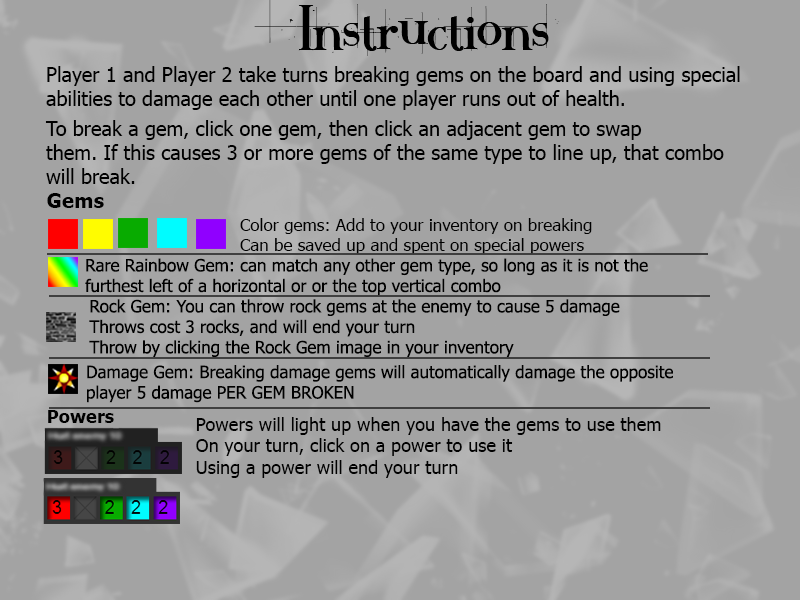
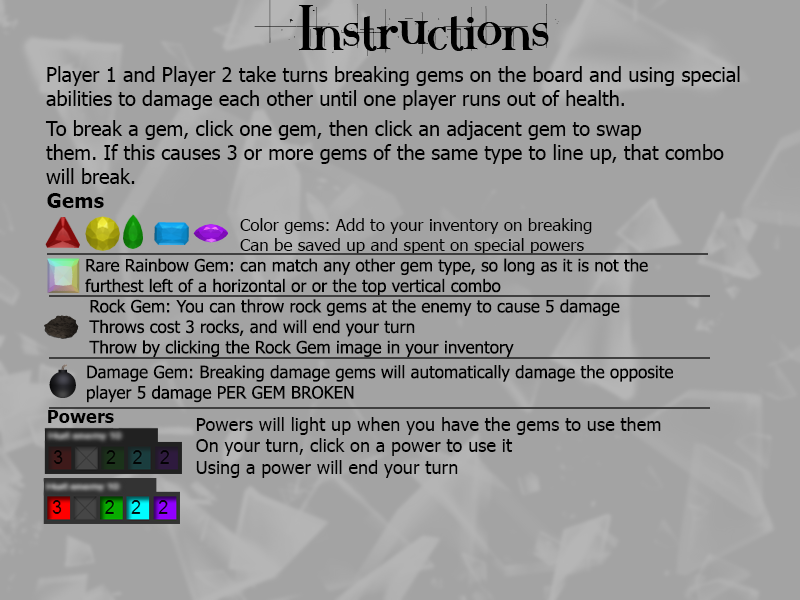
Two versions of the same layered image (800x600). Layer-by-layer changes:
added layer "gemBlue" (1st of 2, in "Group 1") in group "Group 1" over [154, 222, 189, 245]
added layer "gemRock" (1st of 2, in "Group 1") in group "Group 1" over [44, 315, 79, 339]
added layer "gemRed" (1st of 2, in "Group 1") in group "Group 1" over [45, 217, 80, 248]
added layer "gemRainbow" (1st of 2, in "Group 1") in group "Group 1" over [47, 258, 80, 293]
added layer "gemPurple" (1st of 2, in "Group 1") in group "Group 1" over [193, 224, 228, 243]
added layer "gemGreen" (1st of 2, in "Group 1") in group "Group 1" over [123, 214, 143, 249]
added layer "gemYellow" (1st of 2, in "Group 1") in group "Group 1" over [85, 216, 120, 251]
added layer "gemDamage" (1st of 2, in "Group 1") in group "Group 1" over [49, 364, 76, 398]
hid "gemRock" (2nd of 2, in "Group 1") over [46, 312, 76, 342]
hid "gemDamage" (2nd of 2, in "Group 1") over [48, 364, 78, 394]
hid "gemRainbow" (2nd of 2, in "Group 1") over [48, 257, 78, 287]
hid "gemRed" (2nd of 2, in "Group 1") over [48, 219, 78, 249]
hid "gemYellow" (2nd of 2, in "Group 1") over [83, 219, 113, 249]
hid "gemGreen" (2nd of 2, in "Group 1") over [118, 218, 148, 248]
hid "gemBlue" (2nd of 2, in "Group 1") over [157, 218, 187, 248]
hid "gemPurple" (2nd of 2, in "Group 1") over [196, 219, 226, 249]
